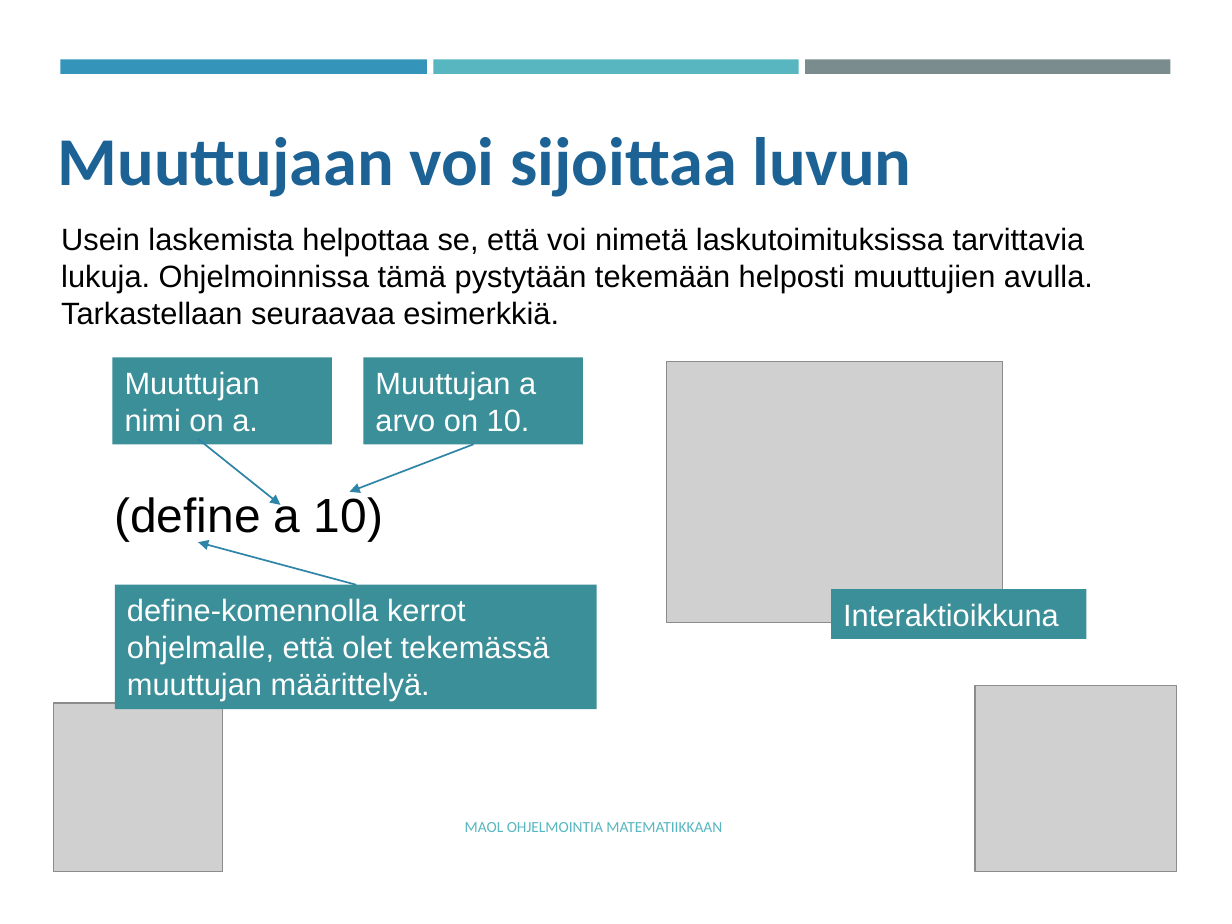
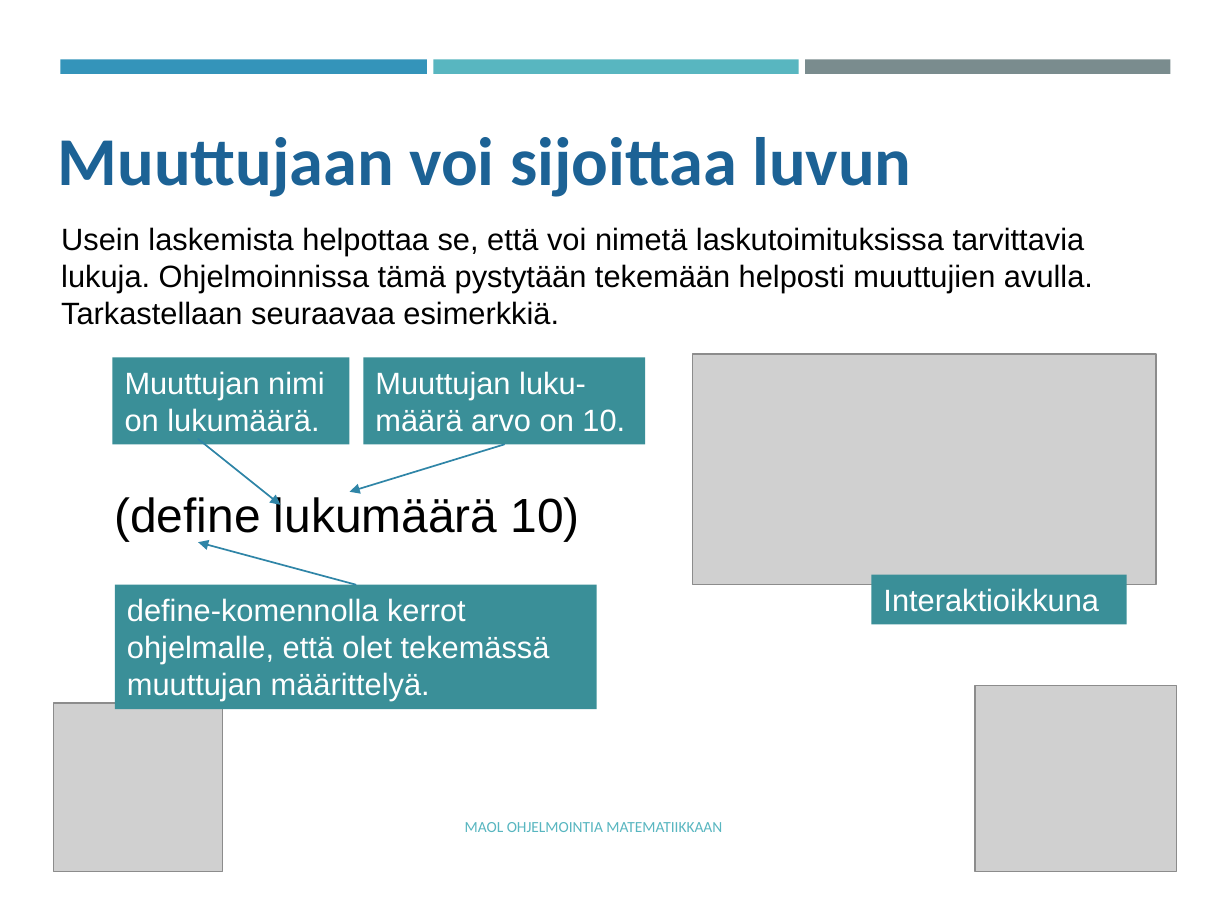
Before and after one commit to tyynetyyne/tyynetyyne.github.io, a slide deck: slide 2 of tehtavat/tiedostot/maol/power_point/Racket-MAOL-5-6-muuttujat.pptx. Drawn at 1232x924 pixels with LibreOffice and Linux fonts; fonts in the diff are those of the drawing; grey boxes stand for pictures. Boxes give left, top, right and bottom in pixels: in the first picture for what was removed or moved away, otherwise in the second. Text is boxed around its words. In the diff, an @@ line names an element or a change of style, - is before the commit and + after.

```diff
--- a/tehtavat/tiedostot/maol/power_point/Racket-MAOL-5-6-muuttujat.pptx
+++ b/tehtavat/tiedostot/maol/power_point/Racket-MAOL-5-6-muuttujat.pptx
@@ rectangle "Muuttujan nimi on lukumäärä.": place and size @@
-rectangle "Muuttujan nimi on lukumäärä." at (112, 357, 331, 445)
+rectangle "Muuttujan nimi on lukumäärä." at (112, 357, 349, 445)
@@ rectangle "Muuttujan luku-määrä arvo on 10.": place and size @@
-rectangle "Muuttujan luku-määrä arvo on 10." at (363, 357, 583, 445)
+rectangle "Muuttujan luku-määrä arvo on 10." at (363, 357, 646, 445)
@@ picture: place and size @@
-picture at (667, 362, 1003, 623)
+picture at (692, 354, 1156, 584)
@@ text in rectangle at (125, 371, 324, 432): text changed @@
-Muuttujan nimi on a.
+Muuttujan nimi on lukumäärä.
@@ text in rectangle at (375, 371, 625, 432): text changed @@
-Muuttujan a arvo on 10.
+Muuttujan luku-määrä arvo on 10.
@@ arrow moved from (473, 445) - (350, 492) to (504, 445) - (350, 492) @@
@@ text at (114, 495, 580, 541): text changed @@
-(define a 10)
+(define lukumäärä 10)
@@ rectangle "Interaktioikkuna": place and size @@
-rectangle "Interaktioikkuna" at (832, 589, 1087, 638)
+rectangle "Interaktioikkuna" at (871, 575, 1126, 625)
```
Also in this commit, not shown: 9 other slides changed, 3 slides added, 1 slide removed.
